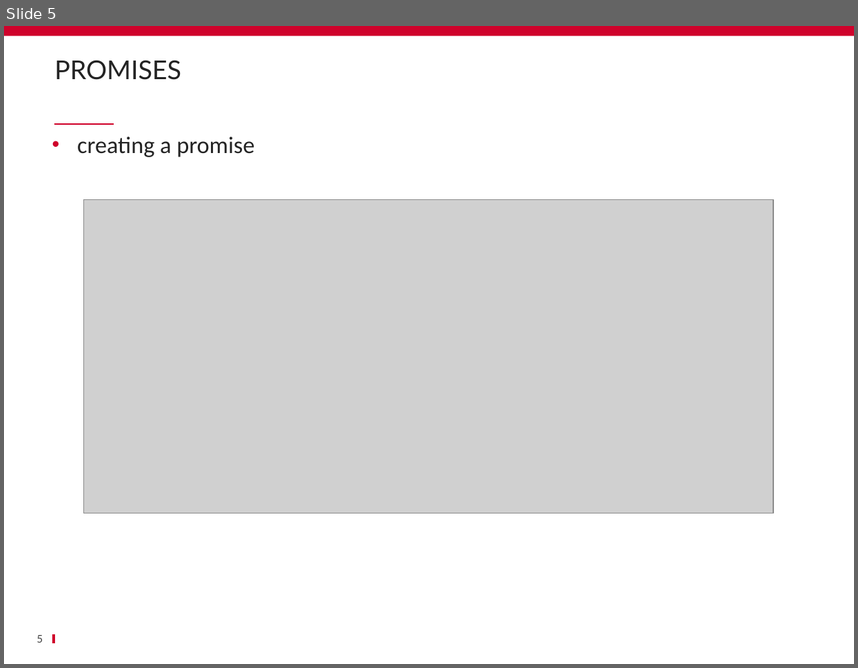
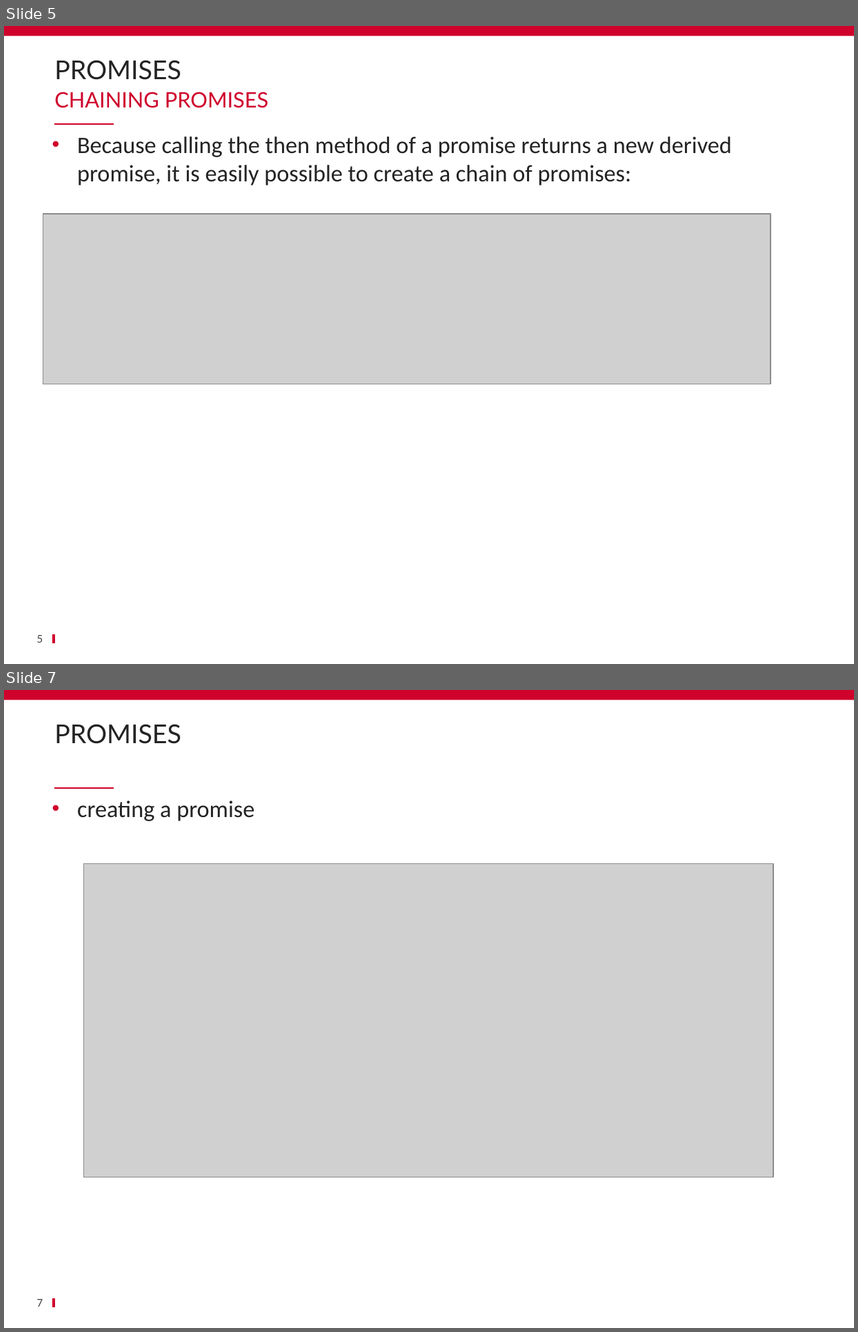
Before and after one commit to schassande/formation-angularjs1, a slide deck: Jour2/08 Promesses/08_Promesses.pptx. Shown one above the other, each under a label of ours: slide 5 before the commit, slides 5 and 7 after it; the slides between them are not shown. The pictures are 858x668 and 858x1332 pixels, drawn with LibreOffice and Linux fonts; fonts in the diff are those of the drawing; grey boxes stand for pictures; background and template pictures are left out. Boxes give left, top, right and bottom in pixels: in the first picture for what was removed or moved away, otherwise in the second. Text is boxed around its words. In the diff, an @@ line names an element or a change of style, - is before the commit and + after.

```diff
--- a/Jour2/08 Promesses/08_Promesses.pptx
+++ b/Jour2/08 Promesses/08_Promesses.pptx
@@ slide 5 added at (4,26,854,664), background #FFFFFF; not listed: 3 template elements that a slide beside it also shows @@
@@ title added at (54,60,181,80), 22 pt, text #232323 @@
+PROMISES
@@ text added at (54,92,269,108), 18 pt, text #CF022B @@
+CHAINING PROMISES
@@ text added at (77,136,732,185), 20 pt, text #232323 @@
+• Because calling the then method of a promise returns a new derived promise, it is easily possible to create a chain of promises:
@@ picture added at (43,214,771,384) @@
@@ page number added at (37,635,43,642), 10 pt, text #464646 @@
+5
@@ what was slide 5 is now slide 7 @@
@@ page number at (37,1299,43,1306): text changed @@
-5
+7
```
Also in this commit, not shown: 3 slides changed, 1 other slide added, 1 slide removed, 6 other files.
